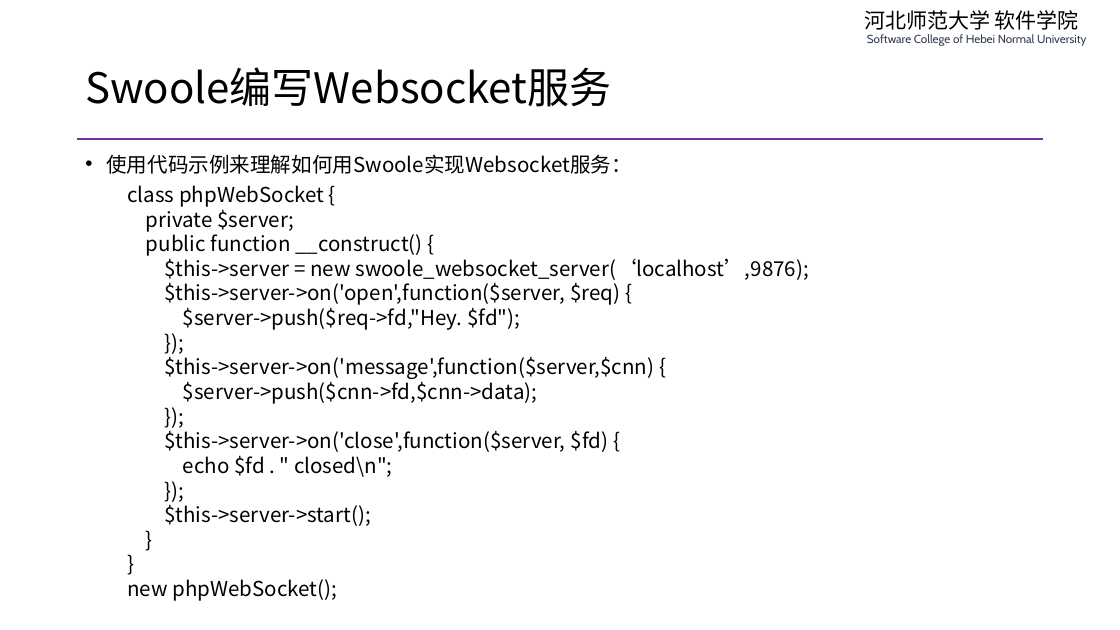
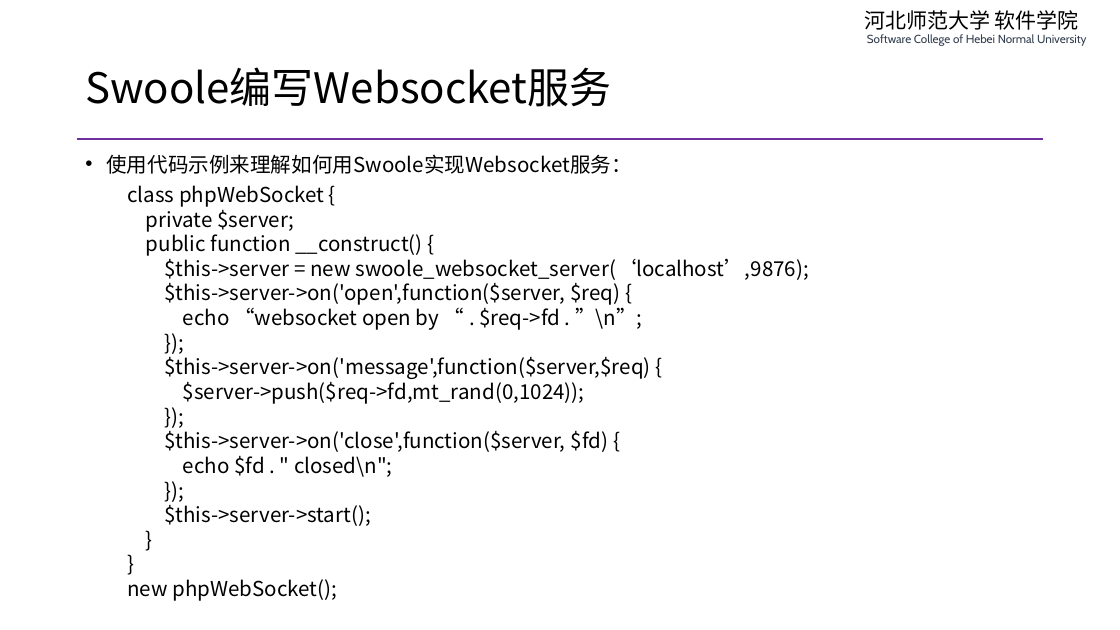
Before and after one commit to edu2act/course-php-serverside-development-on-linux, a slide deck: slide 10 of materials/slides/ch09-swoole-and-websocket.pptx. Drawn at 1120x630 pixels with LibreOffice and Linux fonts; fonts in the diff are those of the drawing. Boxes give left, top, right and bottom in pixels: in the first picture for what was removed or moved away, otherwise in the second. Text is boxed around its words. In the diff, an @@ line names an element or a change of style, - is before the commit and + after.

```diff
--- a/materials/slides/ch09-swoole-and-websocket.pptx
+++ b/materials/slides/ch09-swoole-and-websocket.pptx
@@ text at (127,185,809,601): text changed @@
-  class phpWebSocket {
-  private $server;
-  public function __construct() {
-  $this->server = new swoole_websocket_server(‘localhost’,9876);
-  $this->server->on('open',function($server, $req) {
-  $server->push($req->fd,"Hey. $fd");
-  });
-  $this->server->on('message',function($server,$cnn) {
-  $server->push($cnn->fd,$cnn->data);
-  });
-  $this->server->on('close',function($server, $fd) {
-  echo $fd . " closed\n";
-  });
-  $this->server->start();
-  }
-  }
-  new phpWebSocket();
+  class phpWebSocket {
+  private $server;
+  public function __construct() {
+  $this->server = new swoole_websocket_server(‘localhost’,9876);
+  $this->server->on('open',function($server, $req) {
+  echo “websocket open by “ . $req->fd . ”\n”;
+  });
+  $this->server->on('message',function($server,$req) {
+  $server->push($req->fd,mt_rand(0,1024));
+  });
+  $this->server->on('close',function($server, $fd) {
+  echo $fd . " closed\n";
+  });
+  $this->server->start();
+  }
+  }
+  new phpWebSocket();
```
Also in this commit, not shown: 2 other slides changed, 3 other files.
